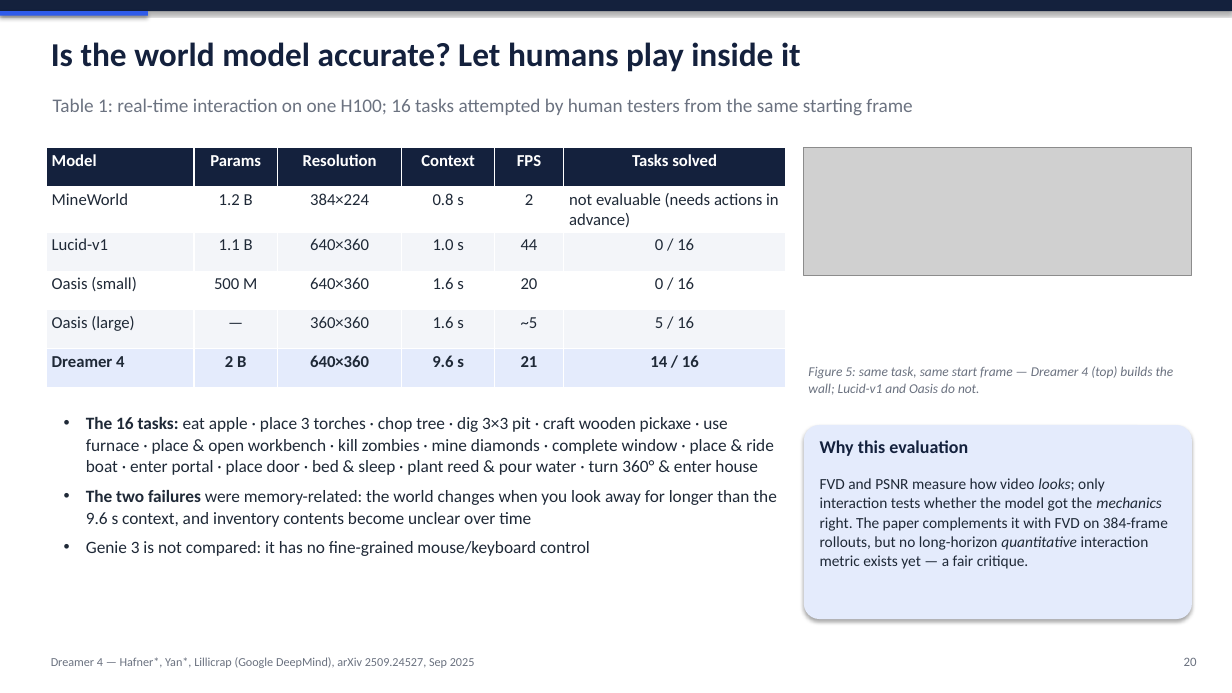
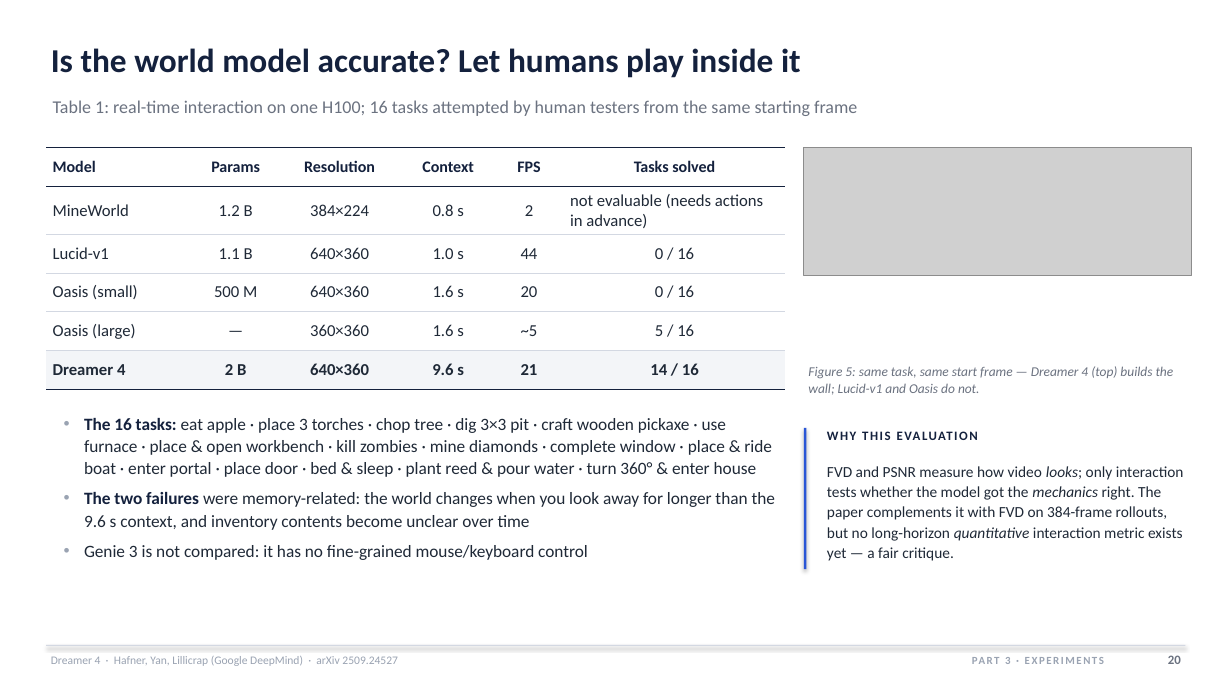
Before and after one commit to HarmannBitte/Dreamer-4, a slide deck: slide 20 of presentation/Dreamer4_Deep_Dive.pptx. Drawn at 1232x693 pixels with LibreOffice and Linux fonts; fonts in the diff are those of the drawing; grey boxes stand for pictures. Boxes give left, top, right and bottom in pixels: in the first picture for what was removed or moved away, otherwise in the second. Text is boxed around its words. In the diff, an @@ line names an element or a change of style, - is before the commit and + after.

```diff
--- a/presentation/Dreamer4_Deep_Dive.pptx
+++ b/presentation/Dreamer4_Deep_Dive.pptx
@@ rectangle removed at (x1=0, y1=0, x2=1232, y2=11) @@
@@ rectangle removed at (x1=0, y1=11, x2=148, y2=16) @@
@@ text "Is the world model accurate? ..." moved from (x1=51, y1=42, x2=801, y2=72) to (x1=51, y1=48, x2=801, y2=78) @@
@@ text "Table 1: real-time interaction on ..." at (x1=53, y1=100, x2=857, y2=116): size 15 to 14 pt @@
@@ table at (x1=46, y1=148, x2=786, y2=381) @@
@@ fill #14213D to none in row 1 @@
@@ fill #FFFFFF to none in 12 cells @@
@@ fill #F3F5F9 to none in 12 cells @@
@@ fill #E4EBFC to #F3F5F8 in row 6 @@
@@ size 13 to 12.5 pt, text colour #FFFFFF to #14213D in "Model", "Params", "Resolution", "Context" and 2 more places @@
@@ borders changed @@
@@ text "The 16 tasks: eat apple ..." at (x1=84, y1=418, x2=775, y2=560): text colour #1F2937 to #14213D in "The 16 tasks:", "The two failures"; indent changed; line spacing 1.05 to 1.08 @@
@@ rounded rectangle removed at (x1=804, y1=425, x2=1192, y2=619) @@
@@ rectangle added at (x1=804, y1=428, x2=807, y2=569), fill #2A56D6 @@
@@ text at (x1=820, y1=440, x2=968, y2=456): text changed; size 14 to 10 pt @@
-Why this evaluation
+WHY THIS EVALUATION
@@ text "FVD and PSNR measure how ..." moved from (x1=820, y1=478, x2=1168, y2=569) to (x1=827, y1=466, x2=1184, y2=561) @@
@@ text "FVD and PSNR measure how ..." at (x1=827, y1=466, x2=1184, y2=561): line spacing 1.05 to 1.1; more space between paragraphs @@
@@ rectangle added at (x1=46, y1=645, x2=1186, y2=646), fill #D3D8E2 @@
@@ text at (x1=51, y1=656, x2=398, y2=666): text changed; size 9.5 to 9 pt; text colour #6B7280 to #9AA3B2 @@
-Dreamer 4 — Hafner*, Yan*, Lillicrap (Google DeepMind), arXiv 2509.24527, Sep 2025
+Dreamer 4 · Hafner, Yan, Lillicrap (Google DeepMind) · arXiv 2509.24527
@@ text added at (x1=1005, y1=657, x2=1011, y2=664), 8.5 pt, text #9AA3B2, bold @@
+PART 3 · EXPERIMENTS
@@ text "20" at (x1=1168, y1=655, x2=1181, y2=664): bold on @@
```
Also in this commit, not shown: 38 other slides changed, 6 other files.
